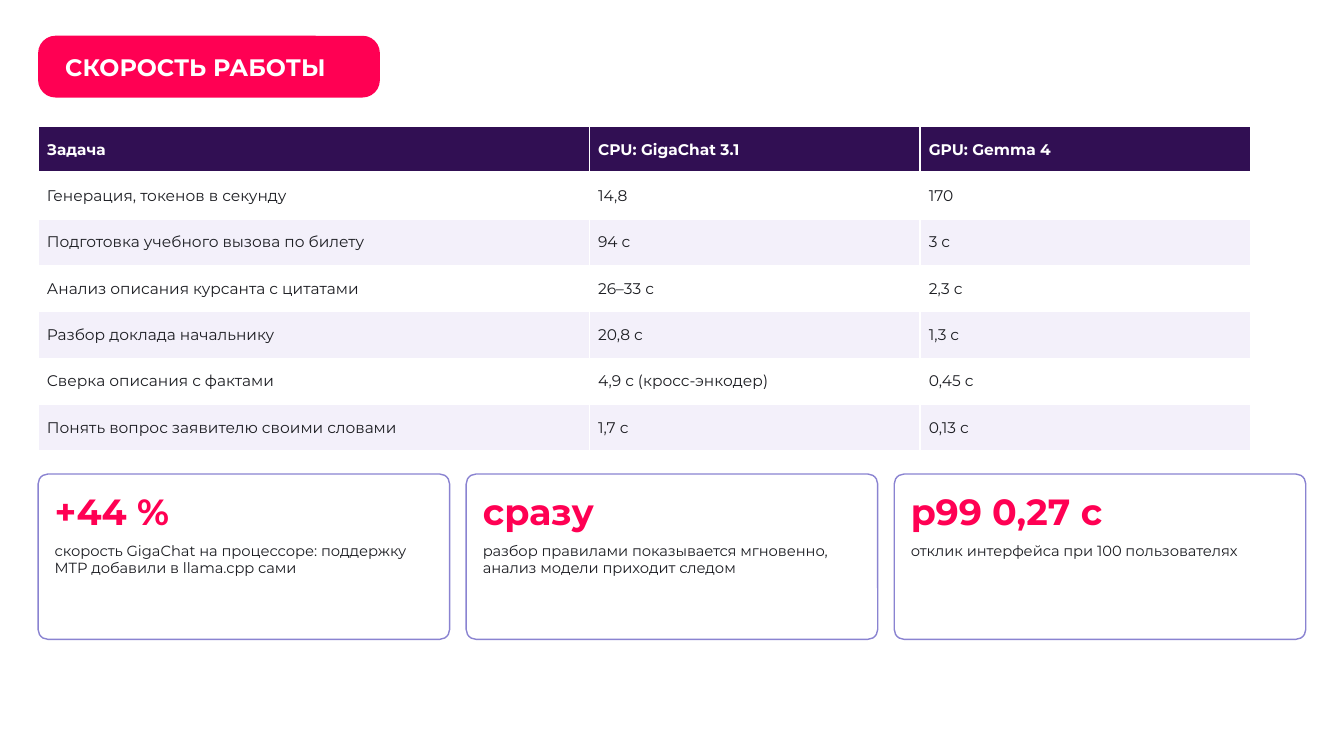
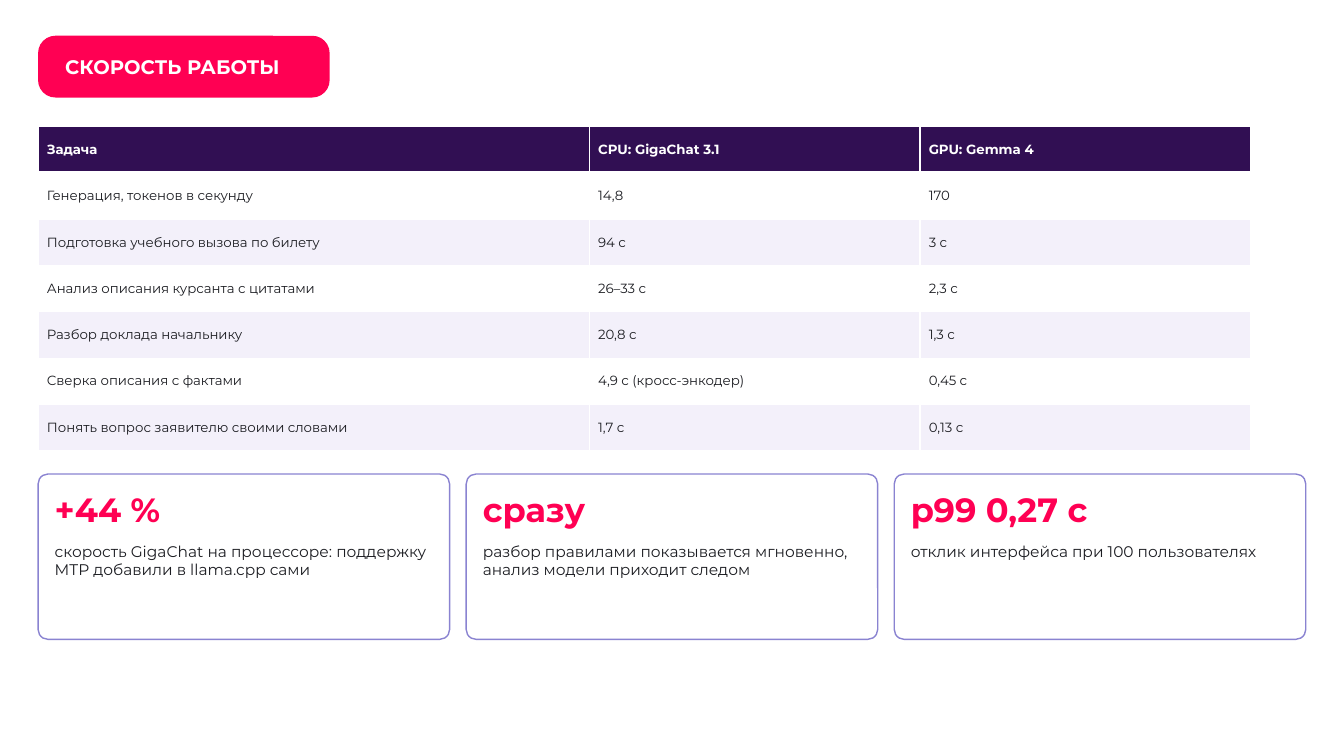
Before and after one commit to Den4ikAI/arm112-trainer_final, a slide deck: slide 22 of docs/презентация.pptx. Drawn at 1344x756 pixels with LibreOffice and Linux fonts; fonts in the diff are those of the drawing; background and template pictures are left out. Boxes give left, top, right and bottom in pixels: in the first picture for what was removed or moved away, otherwise in the second. Text is boxed around its words. In the diff, an @@ line names an element or a change of style, - is before the commit and + after.

```diff
--- a/docs/презентация.pptx
+++ b/docs/презентация.pptx
@@ rounded rectangle "СКОРОСТЬ РАБОТЫ": place and size @@
-rounded rectangle "СКОРОСТЬ РАБОТЫ" at box(38, 35, 380, 97)
+rounded rectangle "СКОРОСТЬ РАБОТЫ" at box(38, 35, 330, 97)
@@ rounded rectangle "СКОРОСТЬ РАБОТЫ" at box(38, 35, 330, 97): size 17 to 14 pt @@
@@ table at box(38, 127, 1251, 452) @@
@@ size 11 to 9.5 pt @@
@@ size 26 to 24 pt in 3 elements at box(55, 498, 122, 522), box(483, 503, 586, 529), box(911, 498, 1088, 529) @@
@@ size 10.5 to 11 pt in 3 elements at box(55, 545, 426, 578), box(483, 545, 847, 578), box(911, 545, 1256, 560) @@
```
Also in this commit, not shown: 22 other slides changed, 4 other files.
